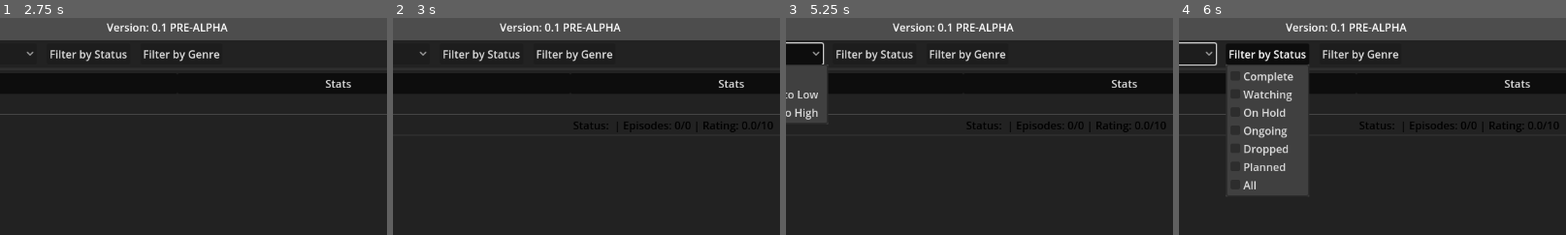
Above: before the commit, frames 1-4 (left to right).
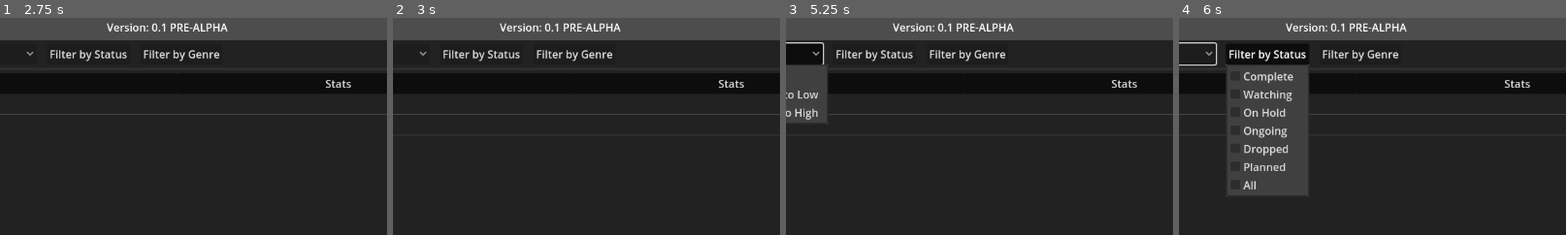
Above: after the commit, the same moments.

Repository: sredniW1234/Anime-Tracker-V2
Game: Godot game, scene res://Scenes/main_menu.tscn
Same seed, same stepped clock (60 frames per second), same inputs: the game is played once before the commit and once after it.
Inputs (mouse positions are % of the whole screen's width and height, from its top left):
- Up to frame 1 (2.75 s): click "New List" at 0.5 s; click (44, 54) at 1.27 s; type "Alex" at 1.35 s; click "Create" at 2 s
- Up to frame 2 (3 s): click (96, 94) at 2.75 s
- Up to frame 3 (5.25 s): click "File" at 3.5 s; click "Sort A-Z" at 4.25 s; click "Sort Rating: None" at 5 s
- Up to frame 4 (6 s): click "Filter by Status" at 5.75 s
The pictures show only the part of the screen within x 28-78%, y 0-50%; the shares and areas given below are measured in that part.

Frame 1 is identical in both runs. In frame 2, 0.4% of the frame differs, in the area x 46-98%, y 47-53%; in frame 3, 0.4%; in frame 4, 0.4%.

Commit message:
Added support for auto tracking and time. Needs more testing. WIP

Diff:
--- a/Scenes/anime_list.tscn
+++ b/Scenes/anime_list.tscn
@@ -141,6 +141,9 @@
 select_mode = 1
 script = ExtResource("1_3oy5k")
 
+[node name="Timer" type="Timer" parent="PanelContainer/MarginContainer/TabContainer/View List/VBoxContainer/Tree"]
+autostart = true
+
 [node name="MarginContainer" type="MarginContainer" parent="PanelContainer/MarginContainer/TabContainer/View List"]
 layout_mode = 1
 anchors_preset = 3
--- a/Scenes/genre_button.tscn
+++ b/Scenes/genre_button.tscn
@@ -45,7 +45,7 @@
 offset_right = 8.0
 offset_bottom = 8.0
 theme_override_colors/font_disabled_color = Color(1, 1, 1, 1)
-theme_override_font_sizes/font_size = 25
+theme_override_font_sizes/font_size = 16
 theme_override_styles/focus = SubResource("StyleBoxEmpty_yc8ry")
 theme_override_styles/disabled = SubResource("StyleBoxFlat_uyxd0")
 theme_override_styles/hover = SubResource("StyleBoxFlat_4ggm1")
--- a/Scenes/item_inspect_view.tscn
+++ b/Scenes/item_inspect_view.tscn
@@ -303,7 +303,7 @@
 [node name="Date Started" type="Button" parent="MarginContainer/VBoxContainer/PanelContainer4/MarginContainer/Dates"]
 layout_mode = 2
 theme_override_font_sizes/font_size = 20
-text = "Select Start Date"
+text = "Date Started"
 script = ExtResource("2_rpld4")
 pre_text = "Date Started: "
 
@@ -320,7 +320,7 @@
 [node name="Date Ended" type="Button" parent="MarginContainer/VBoxContainer/PanelContainer4/MarginContainer/Dates"]
 layout_mode = 2
 theme_override_font_sizes/font_size = 20
-text = "Select End Date"
+text = "Date Ended"
 script = ExtResource("2_rpld4")
 pre_text = "Date Ended: "
 
@@ -337,18 +337,37 @@
 [node name="Spacer3" type="MarginContainer" parent="MarginContainer/VBoxContainer/PanelContainer4/MarginContainer/Dates"]
 layout_mode = 2
 size_flags_horizontal = 3
-size_flags_stretch_ratio = 0.3
 
 [node name="ReleaseScheduleOption" type="OptionButton" parent="MarginContainer/VBoxContainer/PanelContainer4/MarginContainer/Dates"]
 layout_mode = 2
 theme_override_font_sizes/font_size = 20
 selected = 0
 item_count = 3
-popup/item_0/text = "Release Schedule: Weekly"
-popup/item_1/text = "Release Schedule: Bi-Weekly"
+popup/item_0/text = "Releases: Weekly"
+popup/item_1/text = "Releases: Bi-Weekly"
 popup/item_1/id = 1
-popup/item_2/text = "Release Schedule: Monthly"
+popup/item_2/text = "Releases: Monthly"
 popup/item_2/id = 2
+
+[node name="Release Started" type="Button" parent="MarginContainer/VBoxContainer/PanelContainer4/MarginContainer/Dates"]
+layout_mode = 2
+theme_override_font_sizes/font_size = 20
+text = "Release Started"
+script = ExtResource("2_rpld4")
+pre_text = "Released: "
+
+[node name="DateSelector" type="TextureButton" parent="MarginContainer/VBoxContainer/PanelContainer4/MarginContainer/Dates/Release Started"]
+layout_mode = 2
+offset_left = -4.0
+offset_right = -4.0
+offset_bottom = 31.0
+toggle_mode = true
+script = ExtResource("2_e074j")
+image_normal = ExtResource("5_cvvkq")
+image_pressed = ExtResource("6_i4bgd")
+
+[node name="Episode Count" type="SpinBox" parent="MarginContainer/VBoxContainer/PanelContainer4/MarginContainer/Dates"]
+layout_mode = 2
 
 [node name="InspectListConcept" type="Sprite2D" parent="."]
 visible = false
@@ -366,4 +385,8 @@
 [connection signal="pressed" from="MarginContainer/VBoxContainer/PanelContainer3/MarginContainer/HBoxContainer/GenrePanelContainer/MarginContainer/Panel/VBoxContainer/AddGenres" to="." method="_on_add_genres_pressed"]
 [connection signal="text_changed" from="MarginContainer/VBoxContainer/PanelContainer3/MarginContainer/HBoxContainer/Notes" to="." method="_on_text_edit_text_changed"]
 [connection signal="toggled" from="MarginContainer/VBoxContainer/PanelContainer4/MarginContainer/Dates/AutoTrackToggle" to="." method="_on_auto_track_toggle_toggled"]
+[connection signal="date_selected" from="MarginContainer/VBoxContainer/PanelContainer4/MarginContainer/Dates/Date Started" to="." method="_on_date_started_date_selected"]
+[connection signal="date_selected" from="MarginContainer/VBoxContainer/PanelContainer4/MarginContainer/Dates/Date Ended" to="." method="_on_date_ended_date_selected"]
 [connection signal="item_selected" from="MarginContainer/VBoxContainer/PanelContainer4/MarginContainer/Dates/ReleaseScheduleOption" to="." method="_on_release_schedule_option_item_selected"]
+[connection signal="date_selected" from="MarginContainer/VBoxContainer/PanelContainer4/MarginContainer/Dates/Release Started" to="." method="_on_release_started_date_selected"]
+[connection signal="value_changed" from="MarginContainer/VBoxContainer/PanelContainer4/MarginContainer/Dates/Episode Count" to="." method="_on_episode_count_value_changed"]
--- a/Scripts/DateButton.gd
+++ b/Scripts/DateButton.gd
@@ -3,6 +3,8 @@
 @onready var date_selector = $DateSelector
 @export var pre_text: String = "Date"
 var date: Date
+
+signal date_selected(date: String)
 
 func _ready() -> void:
 	connect("pressed", display_date_selector)
@@ -12,20 +14,18 @@
 func display_date_selector():
 	date_selector._toggled(true)
 
+func select_date(date_str: String):  # mm-dd-yyyy
+	var date_lst = date_str.split("/")
+	if len(date_lst) >= 3:
+		date.set_day(int(date_lst[-2]))
+		date.set_month(int(date_lst[-3]))
+		date.set_year(int(date_lst[-1]))
+		show_date_selected(date)
+	else:
+		text = name
 
 func show_date_selected(date_obj: Date):
 	var date_text = str(date_obj.month()) + "/" + str(date_obj.day()) + "/" + str(date_obj.year())
 	date = date_obj
 	text = pre_text + date_text
-
-
-# Gets Unix time from current date
-func get_date_unix() -> int:
-	var month = ("0" if date.month() < 10 else "") + str(date.month())
-	var day = ("0" if date.day() < 10 else "") + str(date.day())
-	var year = str(date.year())
-
-	# Format to ISO 8601 format
-	var formatted_date = year + "-" + month + "-" + day
-	var unix = Time.get_unix_time_from_datetime_string(formatted_date)
-	return unix
+	date_selected.emit(text)
--- a/Scripts/GeneralManager.gd
+++ b/Scripts/GeneralManager.gd
@@ -24,3 +24,17 @@
 const SCHEDULE_TO_UNIX = {"weekly": 604800, "bi-weekly": 1209600, "monthly": 2629743}
 
 signal selected_changed(currently_selected: GeneralItem)
+
+
+# Gets Unix time from current date
+func get_date_unix(date_string: String) -> int:
+	var date = date_string.split(": ")[-1].split("/")
+	print(date)
+	var month = ("0" if int(date[0]) < 10 else "") + date[0]
+	var day = ("0" if int(date[1]) < 10 else "") + date[1]
+	var year = date[2]
+
+	# Format to ISO 8601 format
+	var formatted_date = year + "-" + month + "-" + day
+	var unix = Time.get_unix_time_from_datetime_string(formatted_date)
+	return unix
--- a/Scripts/ItemInspectView.gd
+++ b/Scripts/ItemInspectView.gd
@@ -32,8 +32,12 @@
 
 #region Row 4
 @onready var auto_track_toggle: CheckBox = $MarginContainer/VBoxContainer/PanelContainer4/MarginContainer/Dates/AutoTrackToggle
+@onready var date_started: Button = $"MarginContainer/VBoxContainer/PanelContainer4/MarginContainer/Dates/Date Started"
+@onready var date_ended: Button = $"MarginContainer/VBoxContainer/PanelContainer4/MarginContainer/Dates/Date Ended"
 @onready var spacer_3: MarginContainer = $MarginContainer/VBoxContainer/PanelContainer4/MarginContainer/Dates/Spacer3
 @onready var release_schedule_option: OptionButton = $MarginContainer/VBoxContainer/PanelContainer4/MarginContainer/Dates/ReleaseScheduleOption
+@onready var release_started: Button = $"MarginContainer/VBoxContainer/PanelContainer4/MarginContainer/Dates/Release Started"
+@onready var episode_count: SpinBox = $"MarginContainer/VBoxContainer/PanelContainer4/MarginContainer/Dates/Episode Count"
 #endregion
 
 
@@ -105,6 +109,10 @@
 	spacer_3.hide()
 	status_dropdown.clear()
 	genres_panel.hide()
+	release_started.hide()
+	episode_count.hide()
+	date_started.select_date(item.date_started)
+	date_ended.select_date(item.date_ended)
 
 	auto_track_toggle.button_pressed = item.auto_track
 	release_schedule_option.select(-1)
@@ -132,6 +140,8 @@
 		progress_bar.value = episodes/(total_episodes if total_episodes != 0 else 1.0)
 		progress_bar.value *= 100  # Convert decimal to percentage
 		rewatch_spinbox.value = item.episodes_rewatched
+		release_started.select_date(item.date_release_started)
+		release_schedule_option.select(Manager.SCHEDULE_TO_UNIX.values().find(item.release_schedule))  # Get the index of release schedule index and select that option
 
 		for status in Manager.POSSIBLE_SEASON_STATUS:
 			status_dropdown.add_item("Status: " + status.capitalize())
@@ -140,13 +150,17 @@
 		if item.status == "ongoing":
 			release_schedule_option.show()
 			spacer_3.show()
+			release_started.show()
+			episode_count.show()
+		elif episodes >= total_episodes:
+			status_dropdown.select(0)
 	elif is_instance_of(item, BookItem):
 		media_length.text = "Pages: "
 		var pages = int(item.pages.split("/")[0])  # Get the current episode count
 		var total_pages = int(item.pages.split("/")[1])  # Get the total episode count
 		current_watch.value = pages
 		total_watch.value = total_pages
-		progress_bar.value = pages/(total_pages if total_pages != 0 else 1.0)
+		progress_bar.value = pages/(total_pages if total_pages != 0.0 else 1.0)
 		progress_bar.value *= 100  # Convert decimal to percentage
 		rewatch_spinbox.value = item.pages_reread
 
@@ -173,6 +187,8 @@
 	if is_instance_of(item, SeasonItem):
 		episodes = value
 		item.episodes = str(episodes) + "/" + str(total_episodes)
+		if episodes >= total_episodes:
+			status_dropdown.select(0)
 		item.update_data()
 	elif is_instance_of(item, MovieItem):
 		item.length = value
@@ -186,6 +202,8 @@
 	if is_instance_of(item, SeasonItem):
 		total_episodes = value
 		item.episodes = str(episodes) + "/" + str(total_episodes)
+		if episodes >= total_episodes:
+			status_dropdown.select(0)
 		item.update_data()
 
 	progress_bar.value = episodes/(total_episodes if total_episodes != 0 else 1.0)
@@ -215,9 +233,15 @@
 	if item and item.status == "ongoing":
 		release_schedule_option.show()
 		spacer_3.show()
+		release_started.show()
+		episode_count.show()
 	else:
 		release_schedule_option.hide()
 		spacer_3.hide()
+		release_started.hide()
+		episode_count.hide()
+	if item:
+		item.date_modified = Time.get_unix_time_from_system()
 
 
 # Get Schedule in unix time
@@ -226,11 +250,31 @@
 		var schedule = release_schedule_option.get_item_text(index).split(": ")[1]
 		item.release_schedule = Manager.SCHEDULE_TO_UNIX[schedule.to_lower()]
 
-
+# Add genres
 func _on_add_genres_pressed() -> void:
 	set_genres()
 	genres_panel.hide()
 
-
+# Show Genre Panel
 func _on_show_genres_pressed() -> void:
 	genres_panel.show()
+
+# Change the Item start date
+func _on_date_started_date_selected(date: String) -> void:
+	if item:
+		item.date_started = date
+
+# Change the Item end date
+func _on_date_ended_date_selected(date: String) -> void:
+	if item:
+		item.date_started = date
+
+# Change the Item rellease started date
+func _on_release_started_date_selected(date: String) -> void:
+	if is_instance_of(item, SeasonItem):
+		item.date_release_started = date
+
+# If ongoing, change the maximum episode/chapter count
+func _on_episode_count_value_changed(value: float) -> void:
+	if is_instance_of(item, SeasonItem):
+		item.max_episodes = value
--- a/Scripts/Items/GenralItem.gd
+++ b/Scripts/Items/GenralItem.gd
@@ -88,7 +88,9 @@
 			Manager.list[Manager.ordered_list_keys[parent.get_index()]].remove_at(index)
 		queue_free()
 
-
 # needed
 func update_data():
 	pass
+
+func update():
+	pass
--- a/Scripts/Items/SeasonItem.gd
+++ b/Scripts/Items/SeasonItem.gd
@@ -6,7 +6,9 @@
 	set(new_status):
 		status = new_status
 		update_data()  # Default to completed
-var release_schedule: int  # The release schedule for this item in unix time
+var date_release_started: String  # The day the series starts releasing
+var max_episodes: int  # If ongoing, the number of episodes that will be released
+var release_schedule: int  # The release schedule for this item in unix time. Ex. 1 week
 var episodes_rewatched: int = 0  # The amount of episodes rewatched
 var children: Array[GeneralItem]
 
@@ -14,3 +16,26 @@
 	if is_instance_valid(tree_item):  # Make sure the tree item exists
 		tree_item.set_custom_color(1, STATUS_COLORS[status])
 		tree_item.set_text(1, "Status: %s | Episodes: %s | Rating: %0.1f/10" % [status, episodes, rating])
+
+func update():
+	if date_release_started:
+		var now = Time.get_date_string_from_system()
+		var time = Time.get_unix_time_from_datetime_string(now)
+		var time_since_release = time - Manager.get_date_unix(date_release_started)
+		if status == "ongoing":
+			var total_episodes = min(time_since_release/release_schedule + 1, max_episodes if max_episodes else INF)
+			episodes = episodes.split("/")[0] + "/" + str(total_episodes)
+			#date_modified = time
+			update_data()
+	elif status == "watching":
+		var time = Time.get_unix_time_from_system()
+		var time_since_last_update = time - date_modified
+		if time_since_last_update >= 604800:  # Update from watching to on hold if not modified for a week
+			status = "on hold"
+			update_data()
+	elif status == "on hold":
+		var time = Time.get_unix_time_from_system()
+		var time_since_last_update = time - date_modified
+		if time_since_last_update >= 2629743:  # Update from on hold to dropped if not modified for a month
+			status = "dropped"
+			update_data()
--- a/Scripts/TreeManager.gd
+++ b/Scripts/TreeManager.gd
@@ -2,9 +2,11 @@
 
 var root: TreeItem = null
 var root_item: GeneralItem = null
+@onready var timer: Timer = $Timer
 
 # Called when the node enters the scene tree for the first time.
 func _ready() -> void:
+	timer.connect("timeout", update_items)
 	# Set tree properties
 	columns = 3
 	column_titles_visible = true
@@ -45,8 +47,8 @@
 		if "children" in parent:
 			parent.children.append(item)
 
-	item.update_data()
-	parent.update_data()
+	item.update()
+	parent.update()
 
 
 func _on_add_pressed() -> void:
@@ -71,5 +73,9 @@
 	Manager.currently_selected = null
 
 
-func _on_timer_timeout() -> void:
-	pass # Replace with function body.
+func update_items():
+	for parent in Manager.ordered_list_keys:
+		parent.update()
+		for child in Manager.list[parent]:
+			child.update()
+	timer.start(1)
Not shown: 3 places in Scenes/item_inspect_view.tscn that only renumber resources
